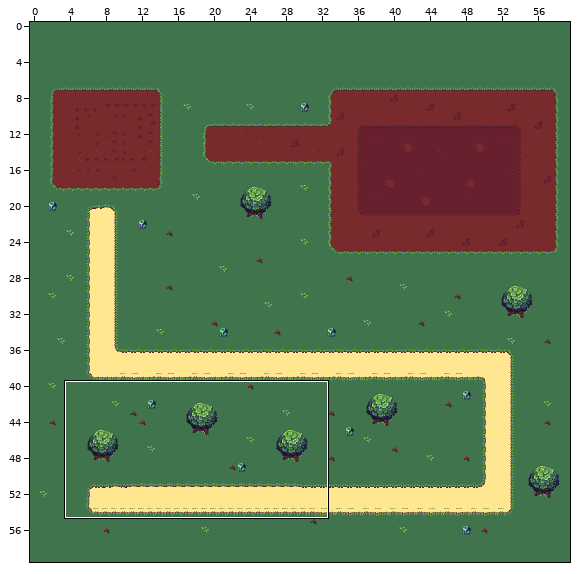
A Tiled map gets an edit: assets/Tilemaps/bgmap.tmx. Above: a wide view before the commit, with the close-up outlined.
Close-up. Before:
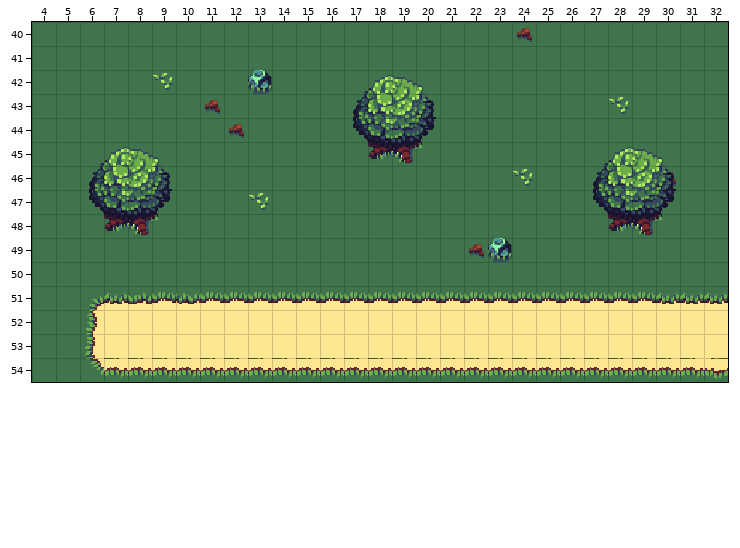
Cells are 16x16 px. Shown: x 4..32, y 40..54. The commit also changed other parts of the map, which this record leaves out.
New version:
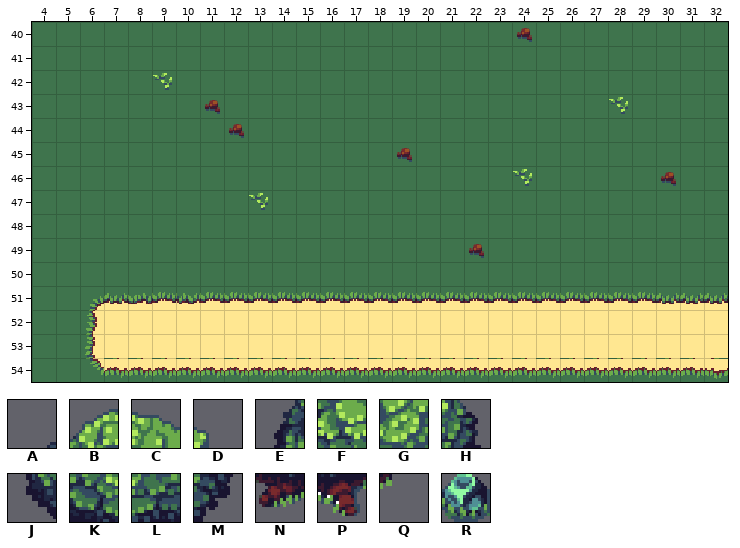
Key: from "sheet": A 159, B 160, C 161, D 162, E 183, F 184, G 185, H 186, J 207, K 208, L 209, M 210, N 232, P 233, Q 234, R 239.
_ is an empty cell.
Difference:
Layer "World" (removed):
y 42: x 13 R -> _; x 17..20 ABCD -> ____
y 43: x 17..20 EFGH -> ____
y 44: x 17..20 JKLM -> ____
y 45: x 6..9 ABCD -> ____; x 18..20 NPQ -> ___; x 27..30 ABCD -> ____
y 46: x 6..9 EFGH -> ____; x 27..30 EFGH -> ____
y 47: x 6..9 JKLM -> ____; x 27..30 JKLM -> ____
y 48: x 7..9 NPQ -> ___; x 28..30 NPQ -> ___
y 49: x 23 R -> _
